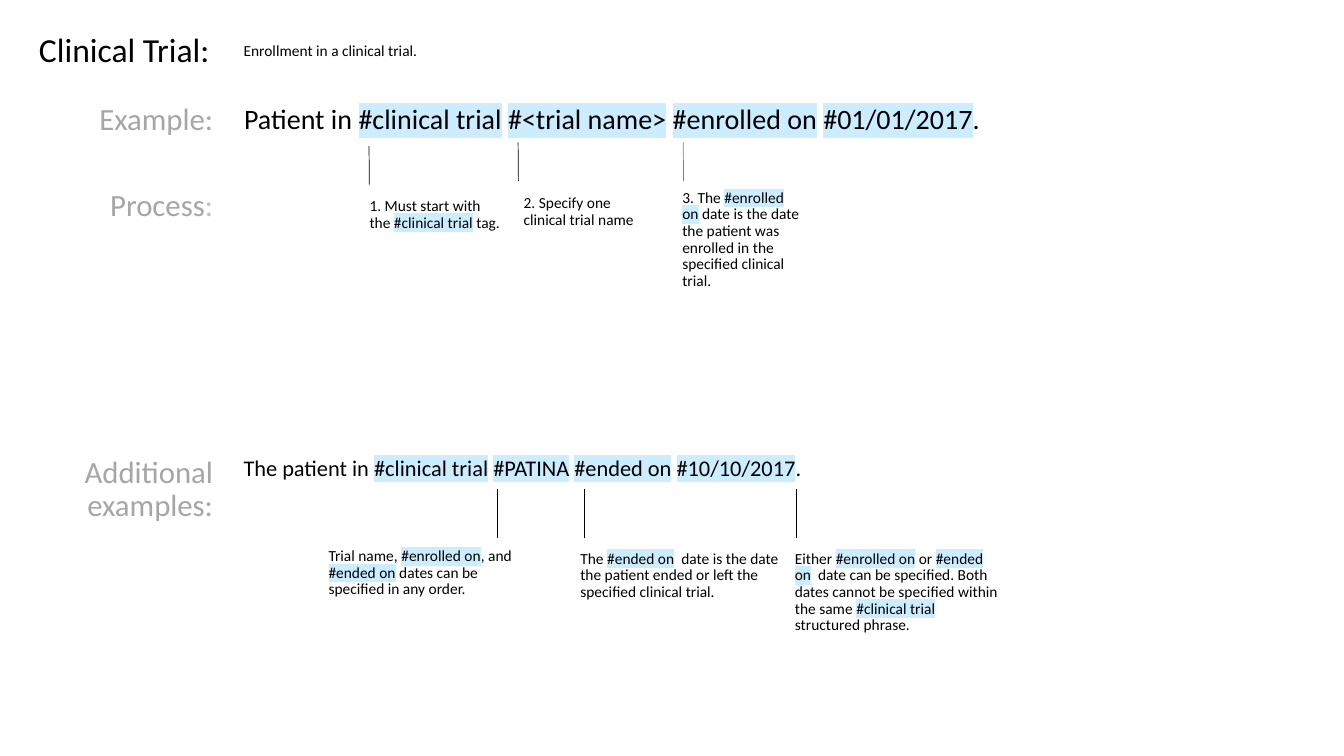
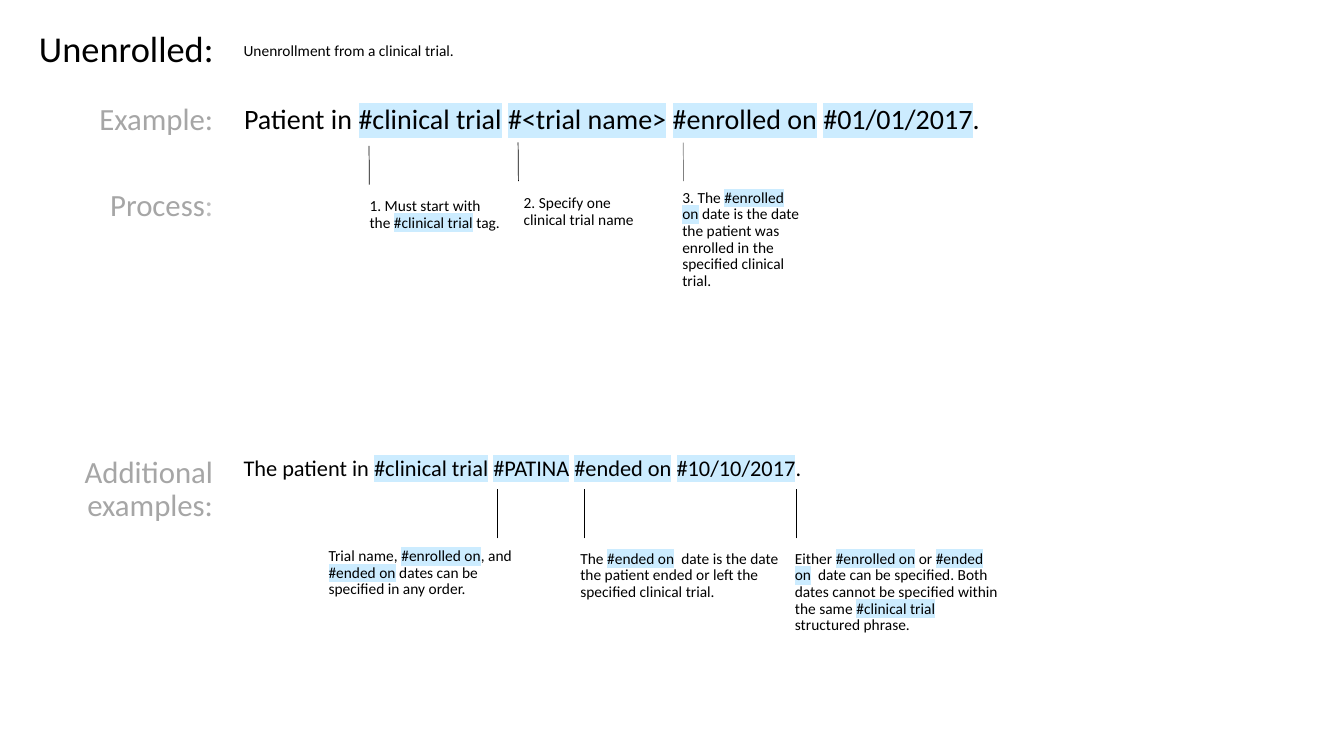
Before and after one commit to FluxNotes/flux, a slide deck: slide 6 of docs/Structured Phrase Format Descriptions.pptx (slide 5 before the commit). Drawn at 1344x756 pixels with LibreOffice and Linux fonts; fonts in the diff are those of the drawing. Boxes give left, top, right and bottom in pixels: in the first picture for what was removed or moved away, otherwise in the second. Text is boxed around its words. In the diff, an @@ line names an element or a change of style, - is before the commit and + after.

Commit message:
Updated cheat sheet for enrollment. Updated enrollment in slim mode so that it no longer uses end date. Updated Shortcuts.json to use enrollment structured phrase to trigger clinical trials options

```diff
--- a/docs/Structured Phrase Format Descriptions.pptx
+++ b/docs/Structured Phrase Format Descriptions.pptx
@@ text at (39,36,214,63): text changed; size 24.1 to 26 pt @@
-Clinical Trial:
+Unenrolled:
@@ text at (244,45,454,56): text changed @@
-Enrollment in a clinical trial.
+Unenrollment from a clinical trial.
```
Also in this commit, not shown: 1 slide added, 4 other files.
